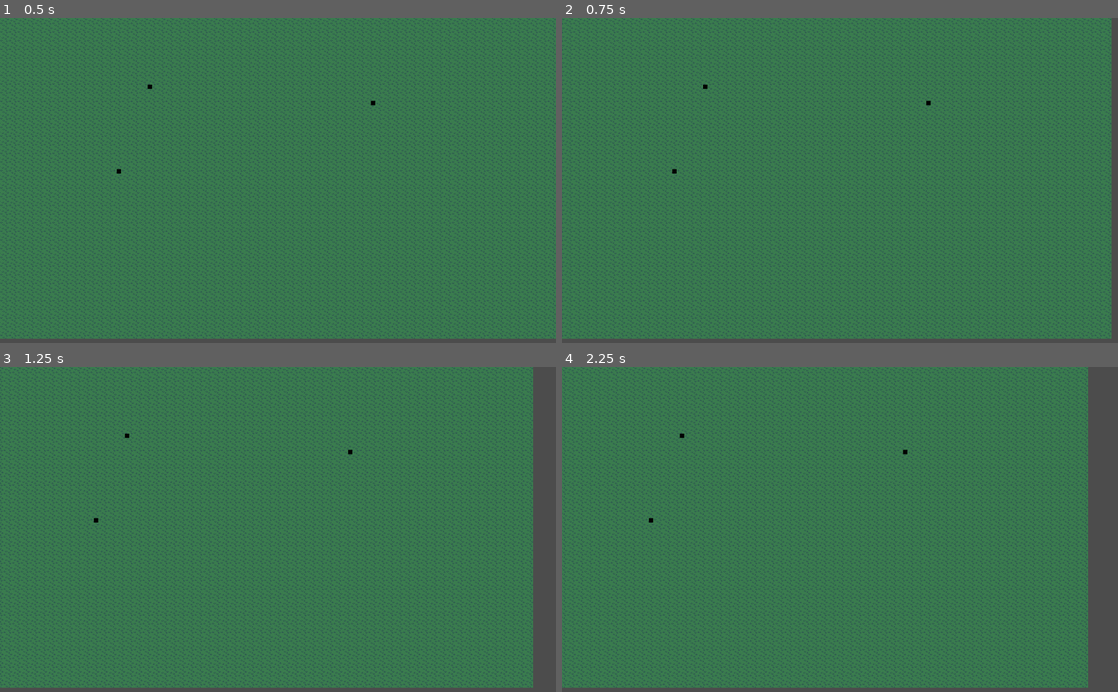
Above: before the commit, frames 1-4 (two rows, left to right).
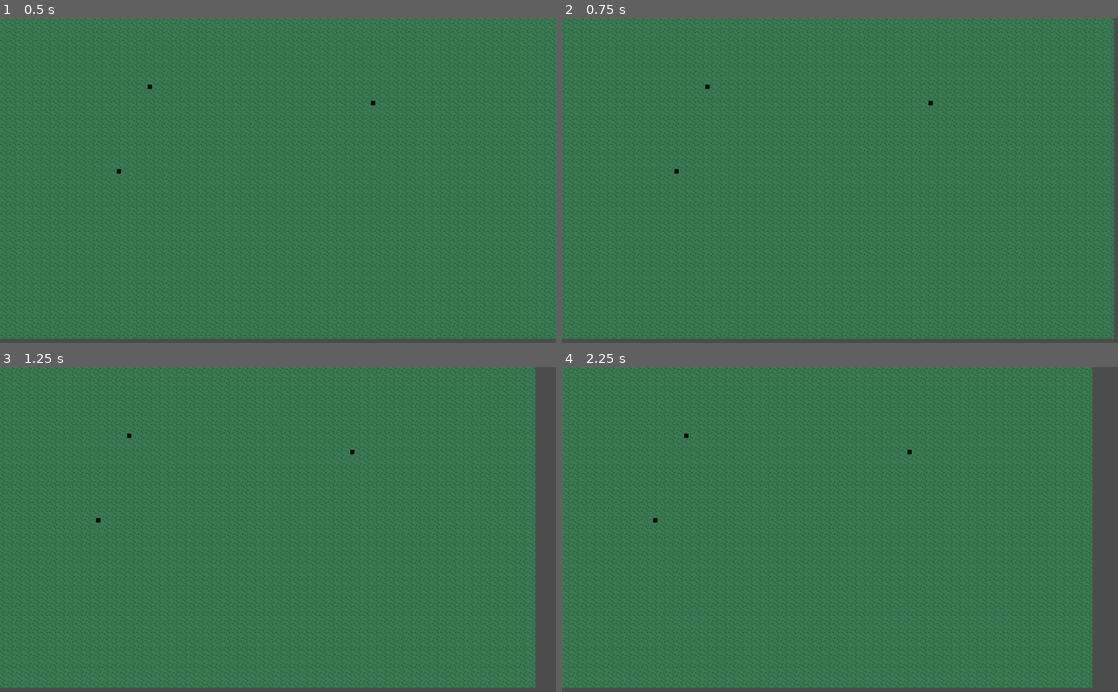
Above: after the commit, the same moments.

Repository: Yagoi23/2D-RTS
Game: Godot game, scene res://Level/Level.tscn
Same seed, same stepped clock (60 frames per second), same inputs: the game is played once before the commit and once after it.
Inputs (mouse positions are in pixels of both pictures, inside the frame that each line leads up to):
- Up to frame 1 (0.5 s): no input
- Up to frame 2 (0.75 s): tap Enter at 0.5 s; move the mouse to (962, 164) at 0.52 s; hold D (player_move_right) from 0.53 s (still down); hold Ctrl (decrease_camera_speed) from 0.53 s (still down); click (962, 164) at 0.67 s
- Up to frame 3 (1.25 s): keep holding D (player_move_right); keep holding Ctrl (decrease_camera_speed); tap Shift (increase_camera_speed) at 0.8 s
- Up to frame 4 (2.25 s): release D (player_move_right) at 1.25 s; release Ctrl (decrease_camera_speed) at 1.25 s; drag from (728, 545) to (812, 594) at 1.27 s; tap Space at 2 s; move the mouse to (895, 458) at 2.02 s; hold D (player_move_right) from 2.03 s (still down); hold Ctrl (decrease_camera_speed) from 2.03 s (still down); click (895, 458) at 2.17 s

Frame 1 is identical in both runs. In frame 2, 16% of the frame differs, in the area x 0-100%, y 0-99%; in frame 3, 16%; in frame 4, 16%.

Commit message:
removed arbitrary code

Diff:
--- a/Player/Player.gd
+++ b/Player/Player.gd
@@ -11,18 +11,19 @@
 var camera_speed = 1
 
 func _process(delta):
-	if Input.is_action_pressed("player_move_up"):
-		position.y -= camera_speed
-	if Input.is_action_pressed("player_move_down"):
-		position.y += camera_speed
-	if Input.is_action_pressed("player_move_left"):
-		position.x -= camera_speed
-	if Input.is_action_pressed("player_move_right"):
-		position.x += camera_speed
-	if Input.is_action_pressed("increase_camera_speed"):
-		camera_speed += 1
-	if Input.is_action_pressed("decrease_camera_speed"):
-		camera_speed -= 1
+	if dragging != true:
+		if Input.is_action_pressed("player_move_up"):
+			position.y -= camera_speed
+		if Input.is_action_pressed("player_move_down"):
+			position.y += camera_speed
+		if Input.is_action_pressed("player_move_left"):
+			position.x -= camera_speed
+		if Input.is_action_pressed("player_move_right"):
+			position.x += camera_speed
+		if Input.is_action_pressed("increase_camera_speed"):
+			camera_speed += 1
+		if Input.is_action_pressed("decrease_camera_speed"):
+			camera_speed -= 1
 	if camera_speed > 10:
 		camera_speed = 10
 	if camera_speed < 1:
@@ -44,11 +45,11 @@
 			select_draw.update_status(drag_start, event.position, dragging)
 			var drag_end = event.position # - Vector2(position.x, global_position.y)
 			#select_rectangle.extents = (drag_end - drag_start)
-			select_rectangle.extents = (drag_end - drag_start)/2 + refrence_position
+			select_rectangle.extents = (drag_end - drag_start)/2# + refrence_position# - (drag_end + drag_start)/2
 			var space = get_world_2d().direct_space_state
 			var query = Physics2DShapeQueryParameters.new()
 			query.set_shape(select_rectangle)
-			query.transform = Transform2D(0, (drag_end + drag_start)/2 + refrence_position)
+			query.transform = Transform2D(0, (drag_end + drag_start)/2  + refrence_position)
 			#query.transform = Transform2D(0, (drag_end + drag_start))
 			selected = space.intersect_shape(query)
 			#print(selected)
